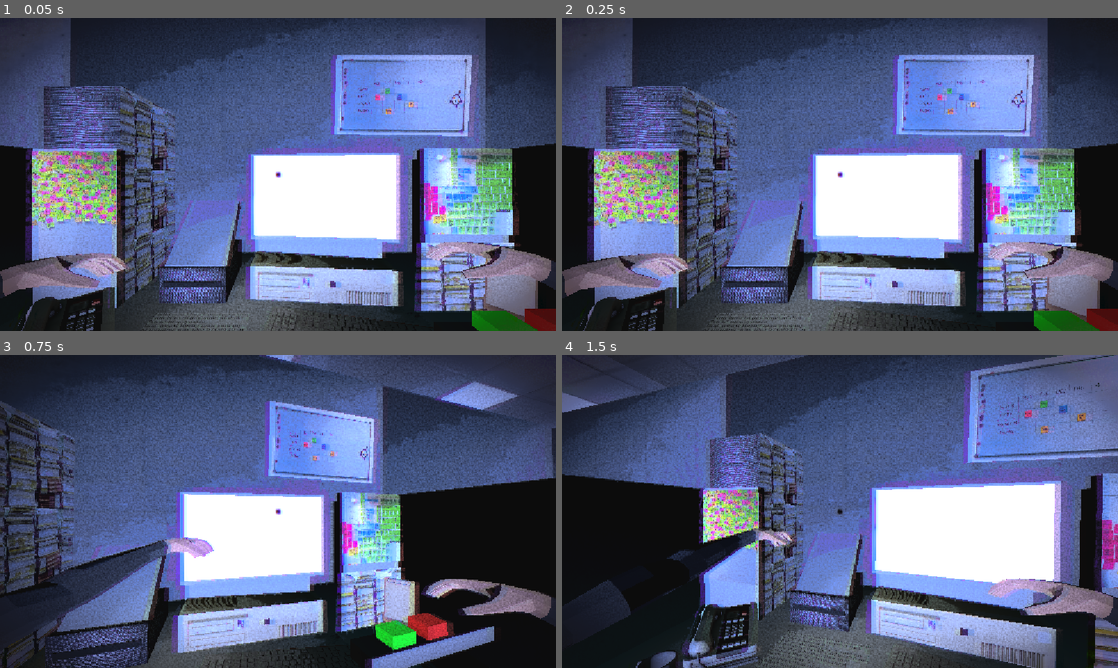
Above: before the commit, frames 1-4 (two rows, left to right).
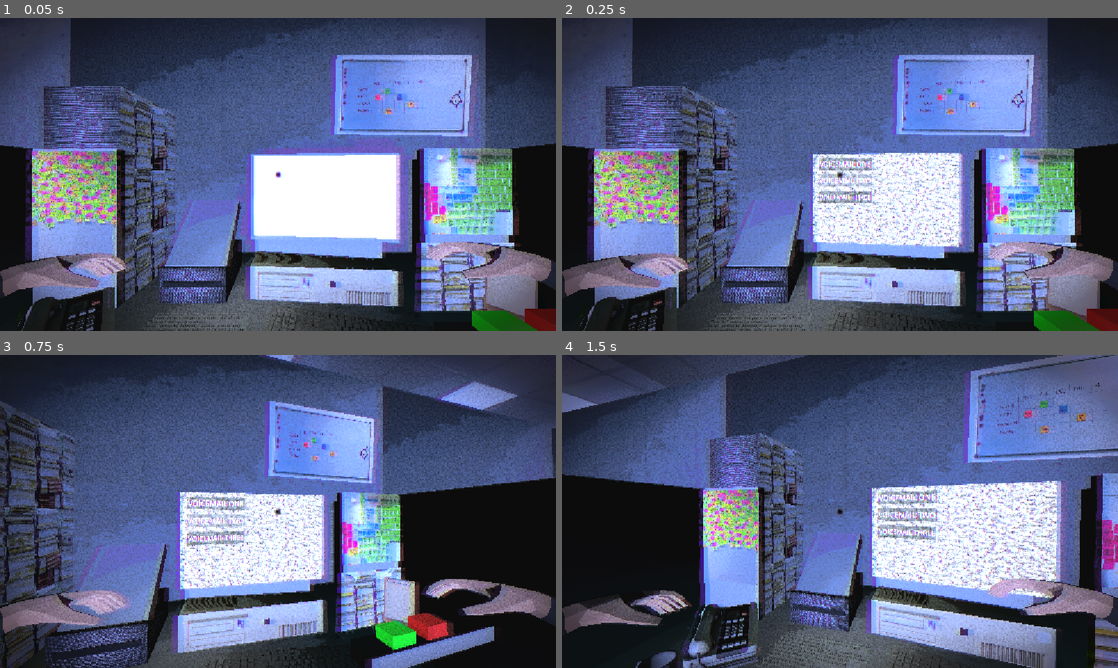
Above: after the commit, the same moments.

Repository: KnownLedge/Trust-Fund-No-One
Game: Godot game, scene res://Scenes/Locations/Game_scene.tscn
The game is run twice, just before and just after one commit, with the same random seed, the same clock (stepped at 60 frames per second) and the same inputs. This scene is started directly instead of the project's main scene. Sound files missing from this copy of the repository are replaced by a short silence.
Inputs (mouse positions are in pixels of both pictures, inside the frame that each line leads up to):
- Up to frame 1 (0.05 s): no input
- Up to frame 2 (0.25 s): no input
- Up to frame 3 (0.75 s): move the mouse to (305, 511) at 0.52 s; press the mouse at (305, 511) at 0.53 s; hold E (RightDrop) from 0.53 s (still down)
- Up to frame 4 (1.5 s): move the mouse to (812, 511) at 1.27 s; release E (RightDrop) at 1.28 s; release the mouse at (812, 511) at 1.28 s; hold Q (LeftDrop) from 1.28 s (still down); tap 1 (NumpadOne) at 1.35 s

Frame 1 is identical in both runs. In frame 2, 4.7% of the frame differs, in the area x 42-74%, y 38-76%; in frame 3, 8.7%; in frame 4, 9.7%, in the area x 0-91%, y 37-89%.
Error after the commit: Out of bounds get index '0' (on base: 'Array[Call_Set]') (res://Scripts/NodeScripts/call_manager.gd:36)

Commit message:
GameScene setup
working pc, not much else working

Diff:
--- a/trust-fund-no-one/Scenes/Locations/Game_scene.tscn
+++ b/trust-fund-no-one/Scenes/Locations/Game_scene.tscn
@@ -20,6 +20,19 @@
 [ext_resource type="PackedScene" uid="uid://yj4baxphh5o1" path="res://Scenes/Objects/player_character.tscn" id="18_3qlal"]
 [ext_resource type="Texture2D" uid="uid://dhx0vvcp6ehj1" path="res://Textures/Screenshot 2026-08-25 174720.png" id="19_acol8"]
 [ext_resource type="Texture2D" uid="uid://dex6vek6uvhb5" path="res://Textures/ceil.jpg" id="20_51gxi"]
+[ext_resource type="Script" uid="uid://cqt52lb6eqgr1" path="res://Scripts/NodeScripts/call_manager.gd" id="21_de3ce"]
+[ext_resource type="Script" uid="uid://dpx7lexdvim2m" path="res://Scripts/ResourceScripts/call_set_script.gd" id="22_naykk"]
+[ext_resource type="Resource" uid="uid://cefl6t6mhdiix" path="res://Resources/CallGroups/Call Group 2.tres" id="23_62j1h"]
+[ext_resource type="Resource" uid="uid://c1p7misq72888" path="res://Resources/CallGroups/Call Group 4.tres" id="24_4nfij"]
+[ext_resource type="Resource" uid="uid://bvg1is3nv7tk6" path="res://Resources/CallGroups/Call Group 5.tres" id="25_oh0nk"]
+[ext_resource type="Script" uid="uid://iisnyx451jvh" path="res://CallResource.gd" id="26_eokiq"]
+[ext_resource type="Resource" uid="uid://dvqjm31fhrnc2" path="res://Resources/PhoneCalls/Set 4/Smart Client 1.tres" id="27_p4pvm"]
+[ext_resource type="Resource" uid="uid://cgw7h83cta73r" path="res://Resources/PhoneCalls/Set 4/Smart Client 2.tres" id="28_nm061"]
+[ext_resource type="Resource" uid="uid://dxm1b1te57rdm" path="res://Resources/PhoneCalls/Set 4/Smart Client 3.tres" id="29_3qlal"]
+[ext_resource type="Script" uid="uid://bvvggirfooi1l" path="res://Scripts/NodeScripts/TranslationPrinter.gd" id="30_naykk"]
+[ext_resource type="PackedScene" uid="uid://g3rdvfosjp4u" path="res://Scenes/Objects/client_envelope.tscn" id="31_4nfij"]
+[ext_resource type="Script" uid="uid://cf2w8nkbp64xa" path="res://Scripts/NodeScripts/MailBoxScript.gd" id="32_oh0nk"]
+[ext_resource type="PackedScene" uid="uid://bg3e8esngweea" path="res://Scenes/Puter/Computer_Interface.tscn" id="33_oh0nk"]
 
 [sub_resource type="StandardMaterial3D" id="StandardMaterial3D_qpgl6"]
 albedo_texture = ExtResource("1_yalp7")
@@ -124,6 +137,31 @@
 [sub_resource type="StandardMaterial3D" id="StandardMaterial3D_inqa8"]
 albedo_texture = ExtResource("9_f1nbv")
 
+[sub_resource type="StandardMaterial3D" id="StandardMaterial3D_eokiq"]
+albedo_color = Color(0, 0, 0, 1)
+
+[sub_resource type="StandardMaterial3D" id="StandardMaterial3D_p4pvm"]
+albedo_color = Color(1, 0.29803923, 0.30980393, 1)
+
+[sub_resource type="BoxShape3D" id="BoxShape3D_nm061"]
+size = Vector3(1.0787354, 0.7036133, 3.1390991)
+
+[sub_resource type="PlaneMesh" id="PlaneMesh_oh0nk"]
+size = Vector2(4.5, 3)
+orientation = 2
+
+[sub_resource type="ViewportTexture" id="ViewportTexture_eokiq"]
+viewport_path = NodePath("MeshInstance3D4/SubViewport")
+
+[sub_resource type="StandardMaterial3D" id="StandardMaterial3D_nm061"]
+resource_local_to_scene = true
+transparency = 1
+shading_mode = 0
+albedo_texture = SubResource("ViewportTexture_eokiq")
+
+[sub_resource type="BoxShape3D" id="BoxShape3D_3qlal"]
+size = Vector3(4.604, 2.86, 0.01)
+
 [node name="Node3D" type="Node3D" unique_id=1006598623]
 
 [node name="MeshInstance3D3" type="MeshInstance3D" parent="." unique_id=550862622]
@@ -182,8 +220,8 @@
 transform = Transform3D(2.7046602, 0, 0, 0, 1, 0, 0, 0, 2.1228857, 2.4334393, 3.5273557, -1.6980593)
 
 [node name="CSGBox3D22" type="CSGBox3D" parent="." unique_id=1204853699]
-transform = Transform3D(1, 0, 0, 0, 1, 0, 0, 0, 1, 10.374086, 3.5273557, 2.062827)
-size = Vector3(1.0898209, 0.014171875, 1.9385681)
+transform = Transform3D(1, 0, 0, 0, 1, 0, 0, 0, 1, 10.980604, 3.5273557, 2.062827)
+size = Vector3(2.1611214, 0.014171875, 1.9385681)
 material = SubResource("StandardMaterial3D_qkhwe")
 
 [node name="CSGBox3D11" type="CSGBox3D" parent="." unique_id=1421927797]
@@ -312,8 +350,11 @@
 [node name="Sketchfab_Scene4" parent="." unique_id=659028751 instance=ExtResource("17_nm061")]
 transform = Transform3D(-6.064676, 0, 1.4256961, 0, 6.230001, 0, -1.4256961, 0, -6.064676, 10.470922, 3.9316287, -0.53595877)
 
-[node name="Player" parent="." unique_id=207456662 instance=ExtResource("18_3qlal")]
+[node name="Player" parent="." unique_id=207456662 node_paths=PackedStringArray("pc_top_Left_node", "pc_bottom_right_node", "subViewport") instance=ExtResource("18_3qlal")]
 transform = Transform3D(1, 0, 0, 0, 1, 0, 0, 0, 1, 4.7026386, 7.7206807, 2.870718)
+pc_top_Left_node = NodePath("../MeshInstance3D4/TopLeft")
+pc_bottom_right_node = NodePath("../MeshInstance3D4/BottomRight")
+subViewport = NodePath("../MeshInstance3D4/SubViewport")
 
 [node name="Walla" type="Node3D" parent="." unique_id=808463279]
 
@@ -1358,3 +1399,82 @@
 [node name="MeshInstance3D" type="MeshInstance3D" parent="STALLS2/STALL4" unique_id=1764153050]
 transform = Transform3D(-0.1089147, 0.9641823, 0.042184386, -0.048282433, 0.026082907, -1.5202267, -2.6755989, -0.039719176, 0.025716014, -11.061336, 7.35332, 10.958205)
 mesh = SubResource("PlaneMesh_b1lj4")
+
+[node name="CallManager" type="CSGBox3D" parent="." unique_id=968644861 node_paths=PackedStringArray("audio_player", "printer_obj", "client_envelope")]
+transform = Transform3D(2.690143, 0, -0.27986044, 0, 1, 0, 0.21966234, 0, 2.1114907, 5.584789, 4.0492268, -5.0284576)
+script = ExtResource("21_de3ce")
+audio_player = NodePath("AudioStreamPlayer3D")
+printer_obj = NodePath("../Printer")
+call_sets = Array[ExtResource("22_naykk")]([ExtResource("23_62j1h"), ExtResource("24_4nfij"), ExtResource("25_oh0nk")])
+call_resources = Array[ExtResource("26_eokiq")]([ExtResource("27_p4pvm"), ExtResource("28_nm061"), ExtResource("29_3qlal")])
+client_envelope = NodePath("../Client Envelope")
+eject_pos = Vector3(1.7015734, 0.25792444, -1.2588937)
+
+[node name="AudioStreamPlayer3D" type="AudioStreamPlayer3D" parent="CallManager" unique_id=840091707]
+
+[node name="Printer" type="CSGBox3D" parent="." unique_id=942537103 node_paths=PackedStringArray("call_manager", "paper_obj")]
+transform = Transform3D(1.8953279, 0, 0.11872974, 0, 1, 0, -0.06605552, 0, 2.098752, 1.8918447, 4.150402, -4.8783746)
+size = Vector3(1, 0.6040039, 1)
+script = ExtResource("30_naykk")
+call_manager = NodePath("../CallManager")
+paper_obj = NodePath("../TranslationPaper2")
+paper_spawn_pos = Vector3(1.8918447, 4.150402, -4.8783746)
+paper_print_pos = Vector3(1.8918447, 4.150402, -3.022833)
+paper_eject_force = Vector3(-400, -250, 0)
+
+[node name="TranslationPaper2" parent="." unique_id=1369670520 instance=ExtResource("8_abnna")]
+transform = Transform3D(0.11872967, -1.0230736, -1.5954901, -2.3594843e-08, 0.8418016, -0.5397871, 2.098752, 0.03565592, 0.05560555, 2.7365355, 21.742529, -1.0381098)
+
+[node name="Client Envelope" parent="." unique_id=1782779634 instance=ExtResource("31_4nfij")]
+transform = Transform3D(1, 0, 0, 0, 1, 0, 0, 0, 1, 0.8278656, 20.391895, -6.239491)
+
+[node name="MailBox" type="CSGBox3D" parent="." unique_id=1875662680 node_paths=PackedStringArray("call_manager")]
+transform = Transform3D(-9.097788e-08, 0, -0.99999994, 0, 1, 0, 2.0813313, 0, -4.3711385e-08, 12.402387, 3.8250484, 2.0234892)
+use_collision = true
+size = Vector3(1, 0.5582123, 1)
+material = SubResource("StandardMaterial3D_eokiq")
+script = ExtResource("32_oh0nk")
+start_pos = Vector3(10.980604, 3.5273557, 2.062827)
+end_pos = Vector3(12.402387, 3.8250484, 2.0234892)
+call_manager = NodePath("../CallManager")
+
+[node name="CSGBox3D4" type="CSGBox3D" parent="MailBox" unique_id=1327970034]
+transform = Transform3D(1, 0, 0, 0, 1, 0, 0, 0, 1, 0, 0.46912384, -0.88254976)
+size = Vector3(1, 0.9775238, 1)
+material = SubResource("StandardMaterial3D_p4pvm")
+
+[node name="Area3D" type="Area3D" parent="MailBox" unique_id=1462797666]
+collision_layer = 16
+collision_mask = 16
+
+[node name="CollisionShape3D" type="CollisionShape3D" parent="MailBox/Area3D" unique_id=1742621437]
+transform = Transform3D(1, 0, 0, 0, 1, 0, 8.1712415e-13, 0, 1, 0.039367616, -0.14819336, 1.0695534)
+shape = SubResource("BoxShape3D_nm061")
+
+[node name="MeshInstance3D4" type="MeshInstance3D" parent="." unique_id=84238959]
+transform = Transform3D(1.0204749, 0, -0.05820246, 0, 0.97243583, 0, 0.09184729, 0, 0.6466617, 6.1093135, 6.9381495, -3.6778386)
+mesh = SubResource("PlaneMesh_oh0nk")
+skeleton = NodePath("../CallManager")
+surface_material_override/0 = SubResource("StandardMaterial3D_nm061")
+
+[node name="SubViewport" type="SubViewport" parent="MeshInstance3D4" unique_id=1820480366]
+size = Vector2i(1920, 1080)
+
+[node name="ComputerInterface" parent="MeshInstance3D4/SubViewport" unique_id=1245486518 node_paths=PackedStringArray("call_manager") instance=ExtResource("33_oh0nk")]
+call_manager = NodePath("../../../CallManager")
+
+[node name="StaticBody3D" type="StaticBody3D" parent="MeshInstance3D4" unique_id=911962876]
+collision_layer = 32
+collision_mask = 32
+
+[node name="CollisionShape3D" type="CollisionShape3D" parent="MeshInstance3D4/StaticBody3D" unique_id=1715217325]
+transform = Transform3D(1, 0, 0, 0, 1, 0, 0, 0, 1, 0, 0.22532225, 0)
+shape = SubResource("BoxShape3D_3qlal")
+
+[node name="TopLeft" type="Node3D" parent="MeshInstance3D4" unique_id=539477777]
+transform = Transform3D(1, 0, 0, 0, 1, 0, 0, 0, 1, -2.3048015, 1.6558218, 0)
+
+[node name="BottomRight" type="Node3D" parent="MeshInstance3D4" unique_id=1381344149]
+transform = Transform3D(1, 0, 0, 0, 1, 0, 0, 0, 1, 2.2805643, -1.1995864, 0)
+
+[connection signal="body_entered" from="MailBox/Area3D" to="MailBox" method="_on_area_3d_body_entered"]
Not shown, added: trust-fund-no-one/Textures/Caller info pics/Caller Information 2 big-1.png.import
Not shown, added: trust-fund-no-one/Textures/Caller info pics/Caller Information 3 big-1.png.import
Not shown, added: trust-fund-no-one/Textures/Caller info pics/Caller Information 4 big-1.png.import
Not shown, added: trust-fund-no-one/Textures/Caller info pics/Caller Information 5 big-1.png.import
